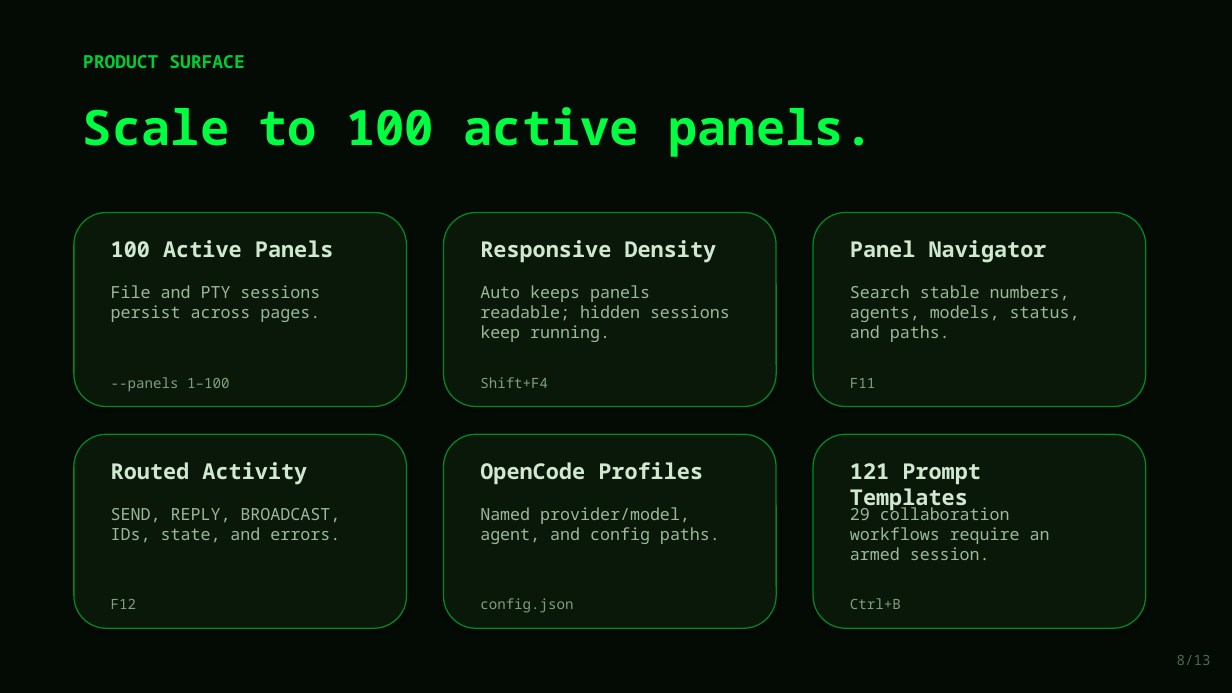
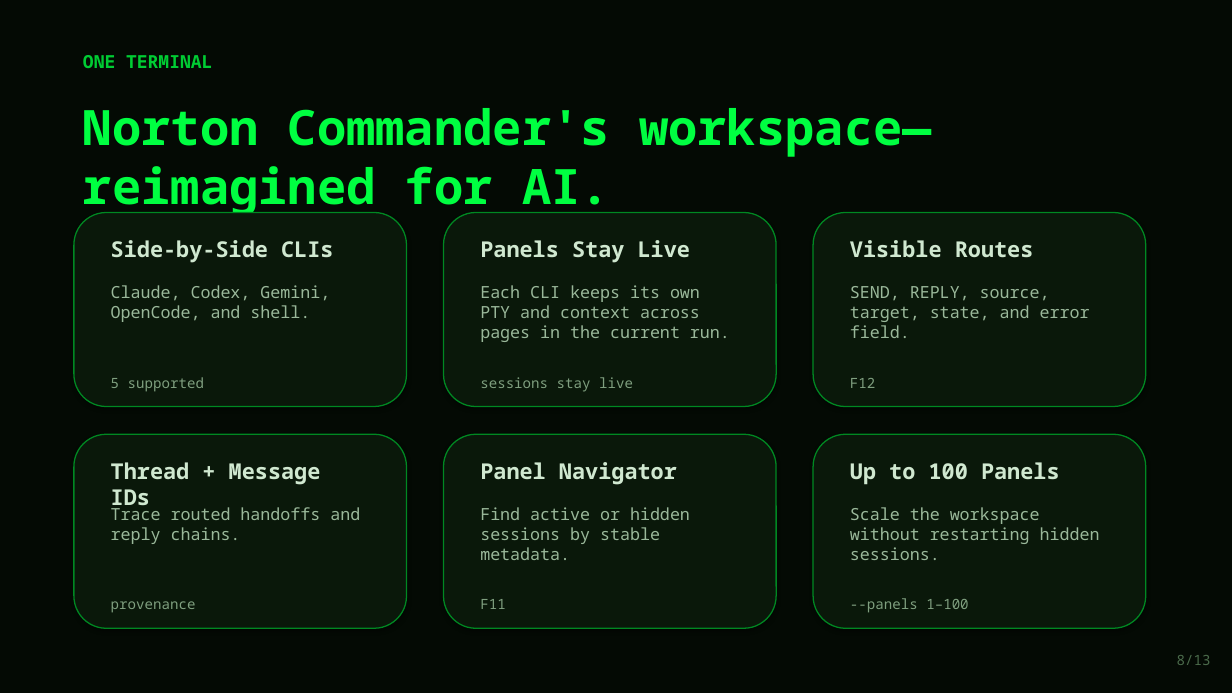
Before and after one commit to lech-kalinowski/agents-commander, a slide deck: slide 8 of presentation/Agents_Commander_Protocol.pptx. Drawn at 1232x693 pixels with LibreOffice and Linux fonts; fonts in the diff are those of the drawing. Boxes give left, top, right and bottom in pixels: in the first picture for what was removed or moved away, otherwise in the second. Text is boxed around its words. In the diff, an @@ line names an element or a change of style, - is before the commit and + after.

Commit message:
Align Code Europe deck with published session

```diff
--- a/presentation/Agents_Commander_Protocol.pptx
+++ b/presentation/Agents_Commander_Protocol.pptx
@@ text at (83,55,212,68): text changed @@
-PRODUCT SURFACE
+ONE TERMINAL
@@ text at (83,108,932,216): text changed @@
-Scale to 100 active panels.
+Norton Commander's workspace—reimagined for AI.
@@ text at (111,240,333,263): text changed @@
-100 Active Panels
+Side-by-Side CLIs
@@ text at (480,240,690,263): text changed @@
-Responsive Density
+Panels Stay Live
@@ text at (850,240,1034,258): text changed @@
-Panel Navigator
+Visible Routes
@@ text at (111,285,330,322): text changed @@
-File and PTY sessions persist across pages.
+Claude, Codex, Gemini, OpenCode, and shell.
@@ text at (480,285,730,342): text changed @@
-Auto keeps panels readable; hidden sessions keep running.
+Each CLI keeps its own PTY and context across pages in the current run.
@@ text at (850,286,1090,338): text changed @@
-Search stable numbers, agents, models, status, and paths.
+SEND, REPLY, source, target, state, and error field.
@@ text at (111,377,204,392): text changed @@
---panels 1–100
+5 supported
@@ text at (480,377,633,392): text changed @@
-Shift+F4
+sessions stay live
@@ text at (850,378,875,388): text changed @@
-F11
+F12
@@ text at (111,462,321,511): text changed @@
-Routed Activity
+Thread + Message IDs
@@ text at (480,462,677,485): text changed @@
-OpenCode Profiles
+Panel Navigator
@@ text at (850,462,1060,485): text changed @@
-121 Prompt Templates
+Up to 100 Panels
@@ text at (111,504,360,544): text changed @@
-SEND, REPLY, BROADCAST, IDs, state, and errors.
+Trace routed handoffs and reply chains.
@@ text at (480,507,690,560): text changed @@
-Named provider/model, agent, and config paths.
+Find active or hidden sessions by stable metadata.
@@ text at (850,507,1100,560): text changed @@
-29 collaboration workflows require an armed session.
+Scale the workspace without restarting hidden sessions.
@@ text at (480,599,505,609): text changed @@
-config.json
+F11
@@ text at (850,598,968,613): text changed @@
-Ctrl+B
+--panels 1–100
@@ text at (111,601,196,613): text changed @@
-F12
+provenance
```
Also in this commit, not shown: 10 other slides changed, 2 slides added, 2 slides removed, 1 other file.
